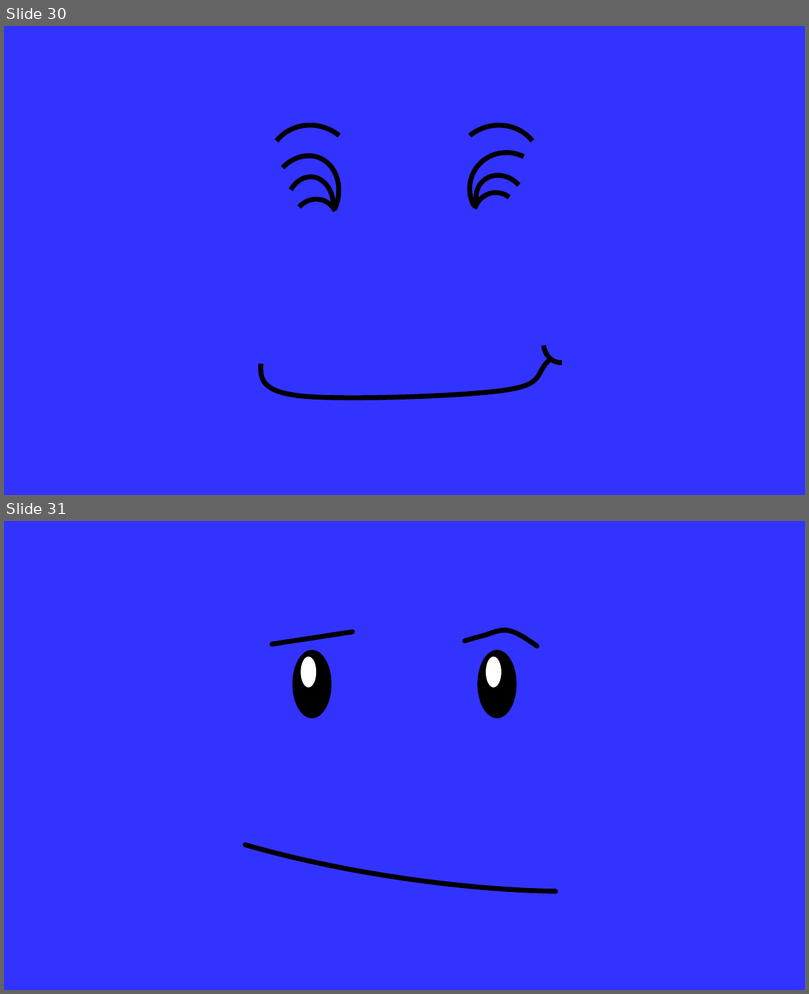
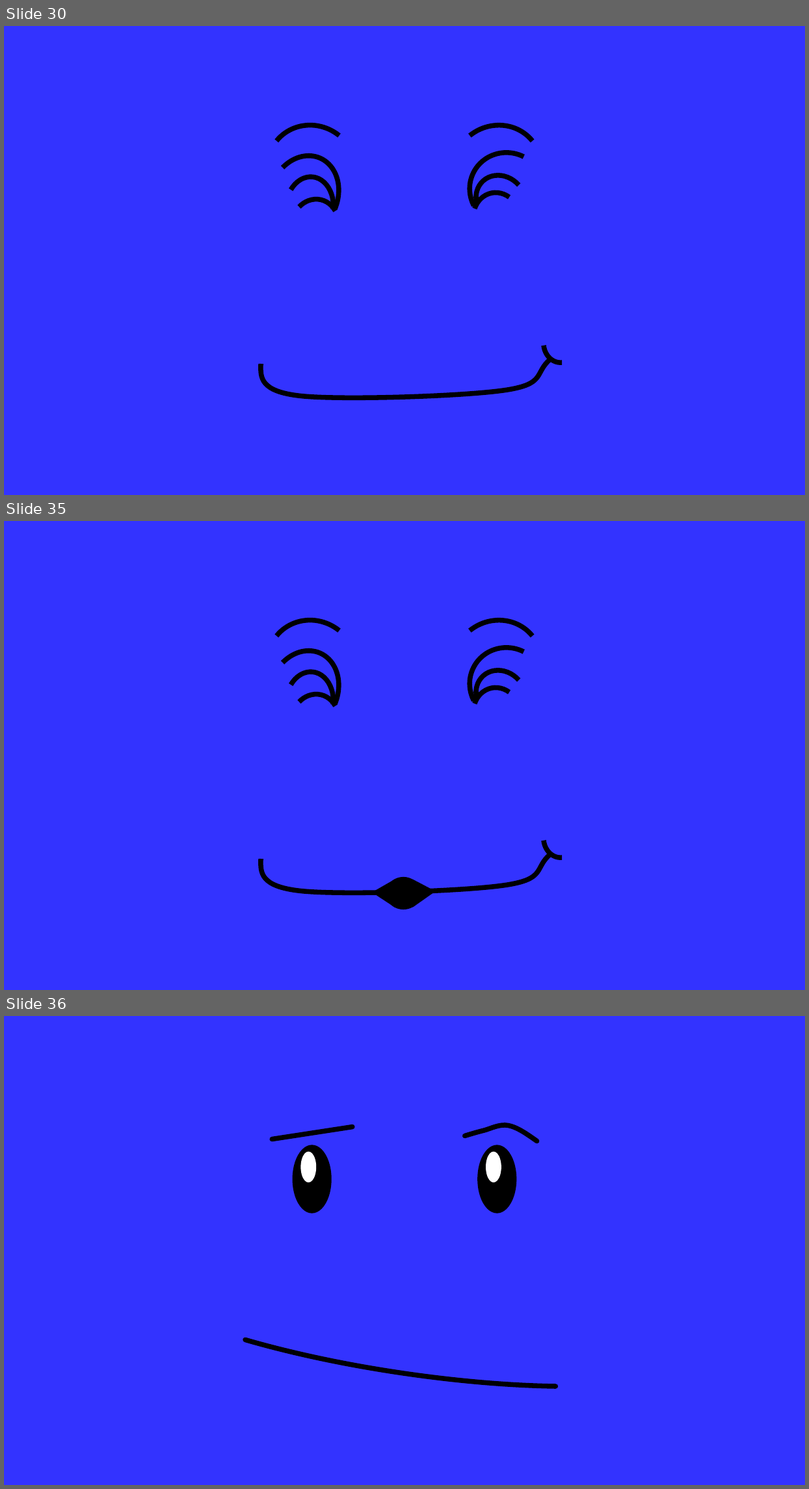
Before and after one commit to nfitter/BaxterFaces, a slide deck: BonusFaceFiles/EditableFiles/BlueBaxterFaces.pptx. Shown one above the other, each under a label of ours: slides 30 and 31 before the commit, slides 30, 35 and 36 after it; the slides between them are not shown. The pictures are 809x994 and 809x1489 pixels, drawn with LibreOffice and Linux fonts; fonts in the diff are those of the drawing. Boxes give left, top, right and bottom in pixels: in the first picture for what was removed or moved away, otherwise in the second. Text is boxed around its words. In the diff, an @@ line names an element or a change of style, - is before the commit and + after.

```diff
--- a/BonusFaceFiles/EditableFiles/BlueBaxterFaces.pptx
+++ b/BonusFaceFiles/EditableFiles/BlueBaxterFaces.pptx
@@ slide 35 added at (4, 521, 805, 990), background #3333FF @@
@@ arc (boxed as its full ellipse) added at (249, 602, 374, 726), outline #000000 4.5 pt @@
@@ arc (boxed as its full ellipse) added at (434, 602, 560, 726), outline #000000 4.5 pt @@
@@ group added at (256, 635, 557, 752): 6 arc (boxed as its full ellipse)s @@
@@ arc (boxed as its full ellipse) added at (542, 818, 579, 860), outline #000000 4.5 pt @@
@@ freeform shape added at (261, 854, 550, 892), outline #000000 4.5 pt @@
@@ triangle added at (372, 880, 395, 908), fill #000000 @@
@@ ellipse added at (386, 877, 421, 910), fill #000000 @@
@@ triangle added at (413, 880, 436, 908), fill #000000 @@
@@ what was slide 31 is now slide 36 @@
```
Also in this commit, not shown: 4 other slides added, 47 other files.
